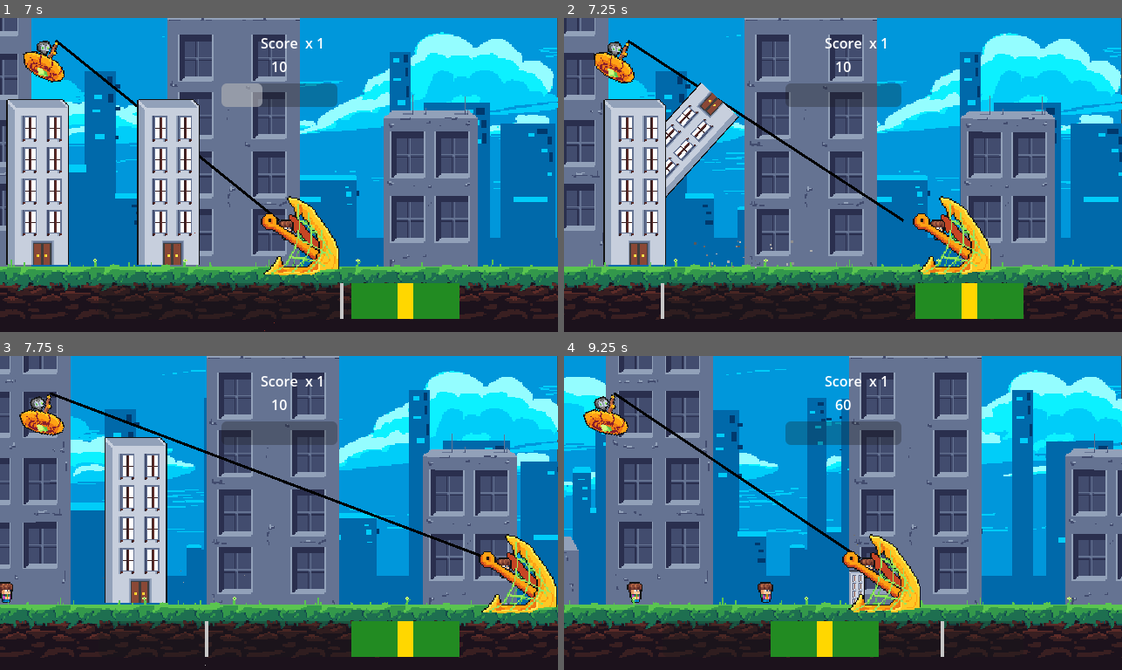
Above: before the commit, frames 1-4 (two rows, left to right).
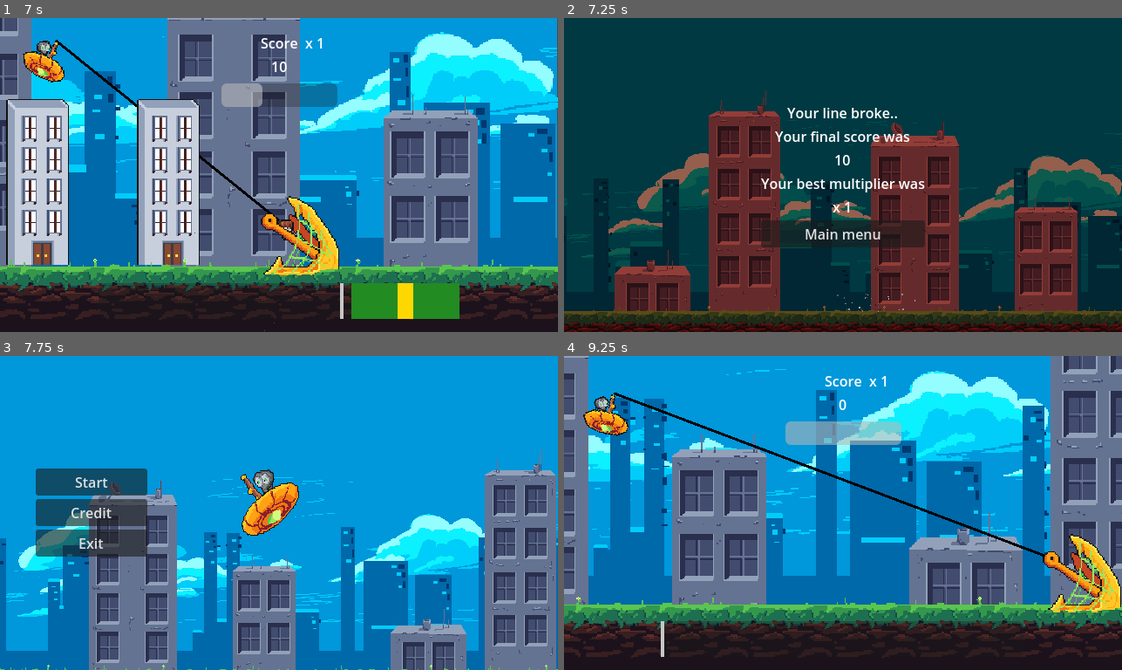
Above: after the commit, the same moments.

Repository: Tenes/mini-jam-153
Game: Godot game, scene res://Scenes/main_menu_scene.tscn
Same seed, same stepped clock (60 frames per second), same inputs: the game is played once before the commit and once after it.
Inputs (mouse positions are in pixels of both pictures, inside the frame that each line leads up to):
- Up to frame 1 (7 s): click "Start" at 0.5 s; move the mouse to (401, 159) at 1.27 s; click (401, 159) at 1.35 s; move the mouse to (167, 190) at 2.02 s; click (167, 190) at 2.1 s; move the mouse to (334, 105) at 2.77 s; click (334, 105) at 2.85 s; move the mouse to (251, 237) at 3.52 s; click (251, 237) at 3.6 s; move the mouse to (446, 222) at 4.27 s; click (446, 222) at 4.35 s; move the mouse to (111, 127) at 5.02 s; click (111, 127) at 5.1 s; move the mouse to (306, 175) at 5.77 s; click (306, 175) at 5.85 s; move the mouse to (195, 96) at 6.52 s; click (195, 96) at 6.6 s
- Up to frame 2 (7.25 s): no input
- Up to frame 3 (7.75 s): click (279, 572) at 7.25 s, where only the run after the commit has a clickable "Main menu"
- Up to frame 4 (9.25 s): click (653, 481) at 8 s, where only the run after the commit has a clickable "Start"; move the mouse to (965, 497) at 8.77 s; click (965, 497) at 8.85 s

Frame 1 is identical in both runs. In frame 2, 96% of the frame differs, in the area x 0-100%, y 0-100%; in frame 3, 82%; in frame 4, 69%.

Commit message:
Adds Gameover Screen

Diff:
--- a/Models/Harpoon/harpoon.gd
+++ b/Models/Harpoon/harpoon.gd
@@ -10,7 +10,6 @@
 var capturedInteractables : Array[Interactable] = [];
 var tween: Tween;
 var isReeling: bool = false;
-var hp: int = 3;
 
 func _ready() -> void:
 	var tempPos = hitbox.global_position;
@@ -50,8 +49,8 @@
 	tween.tween_callback(func():sprite_front.speed_scale = 0.5)
 
 func returnToOriginalPosition() -> void:
-	if tween != null:
-		tween.stop();
+	if tween:
+		tween.kill();
 	tween = get_tree().create_tween().set_trans(Tween.TRANS_LINEAR);
 	tween.tween_property(self, "global_position", Vector2(originalPosition.x, originalPosition.y), 0.25).from_current();
 	isReeling = false;
--- a/Models/Rope/Rope.gd
+++ b/Models/Rope/Rope.gd
@@ -9,6 +9,6 @@
 	add_point(harpoon.getRopeHolePoint());
 	linkedHarpoon = harpoon;
 
-func update() -> void:
+func _process(delta: float) -> void:
 	self.points[1] = linkedHarpoon.getRopeHolePoint();
 	self.points[0] = origin.global_position;
--- a/Models/UI/ui.gd
+++ b/Models/UI/ui.gd
@@ -6,6 +6,8 @@
 var tween: Tween;
 var score = 0;
 var scoreMultiplier = 1;
+var bestScoreMultiplier = 1;
+var health: int = 3;
 
 func _ready() -> void:
 	updateScore(0);
@@ -15,7 +17,10 @@
 	Events.update_multiplier.connect(updateMultiplier);
 
 func updateDurability(value: int) -> void:
+	health += value;
 	health_bar.value += value;
+	if health == 0:
+		Events.player_death.emit(score, bestScoreMultiplier);
 
 func updateScore(value: int) -> void:
 	score += value * scoreMultiplier;
@@ -26,5 +31,7 @@
 		scoreMultiplier += 1;
 		animation_player.play("upgrade");
 	else:
+		if scoreMultiplier > bestScoreMultiplier:
+			bestScoreMultiplier = scoreMultiplier;
 		scoreMultiplier = 1;
 	score_multiplier.text = str(scoreMultiplier);
--- a/Models/UI/ui.tscn
+++ b/Models/UI/ui.tscn
@@ -2,6 +2,86 @@
 
 [ext_resource type="PackedScene" uid="uid://8j55homb7oys" path="res://Models/UI/ActionProgressBar/action_progress_bar.tscn" id="1_adrj5"]
 [ext_resource type="Script" path="res://Models/UI/ui.gd" id="1_pnhuf"]
+
+[sub_resource type="Animation" id="Animation_l8tll"]
+length = 0.001
+tracks/0/type = "bezier"
+tracks/0/imported = false
+tracks/0/enabled = true
+tracks/0/path = NodePath(".:scale:x")
+tracks/0/interp = 1
+tracks/0/loop_wrap = true
+tracks/0/keys = {
+"handle_modes": PackedInt32Array(0),
+"points": PackedFloat32Array(1, -0.25, 0, 0.25, 0),
+"times": PackedFloat32Array(0)
+}
+tracks/1/type = "bezier"
+tracks/1/imported = false
+tracks/1/enabled = true
+tracks/1/path = NodePath(".:scale:y")
+tracks/1/interp = 1
+tracks/1/loop_wrap = true
+tracks/1/keys = {
+"handle_modes": PackedInt32Array(0),
+"points": PackedFloat32Array(1, -0.25, 0, 0.25, 0),
+"times": PackedFloat32Array(0)
+}
+tracks/2/type = "bezier"
+tracks/2/imported = false
+tracks/2/enabled = true
+tracks/2/path = NodePath(".:rotation")
+tracks/2/interp = 1
+tracks/2/loop_wrap = true
+tracks/2/keys = {
+"handle_modes": PackedInt32Array(0),
+"points": PackedFloat32Array(0, -0.25, 0, 0.25, 0),
+"times": PackedFloat32Array(0)
+}
+tracks/3/type = "bezier"
+tracks/3/imported = false
+tracks/3/enabled = true
+tracks/3/path = NodePath(".:modulate:r")
+tracks/3/interp = 1
+tracks/3/loop_wrap = true
+tracks/3/keys = {
+"handle_modes": PackedInt32Array(0),
+"points": PackedFloat32Array(1, -0.25, 0, 0.25, 0),
+"times": PackedFloat32Array(0)
+}
+tracks/4/type = "bezier"
+tracks/4/imported = false
+tracks/4/enabled = true
+tracks/4/path = NodePath(".:modulate:g")
+tracks/4/interp = 1
+tracks/4/loop_wrap = true
+tracks/4/keys = {
+"handle_modes": PackedInt32Array(0),
+"points": PackedFloat32Array(1, -0.25, 0, 0.25, 0),
+"times": PackedFloat32Array(0)
+}
+tracks/5/type = "bezier"
+tracks/5/imported = false
+tracks/5/enabled = true
+tracks/5/path = NodePath(".:modulate:b")
+tracks/5/interp = 1
+tracks/5/loop_wrap = true
+tracks/5/keys = {
+"handle_modes": PackedInt32Array(0),
+"points": PackedFloat32Array(1, -0.25, 0, 0.25, 0),
+"times": PackedFloat32Array(0)
+}
+tracks/6/type = "bezier"
+tracks/6/imported = false
+tracks/6/enabled = true
+tracks/6/path = NodePath(".:modulate:a")
+tracks/6/interp = 1
+tracks/6/loop_wrap = true
+tracks/6/keys = {
+"handle_modes": PackedInt32Array(0),
+"points": PackedFloat32Array(1, -0.25, 0, 0.25, 0),
+"times": PackedFloat32Array(0)
+}
 
 [sub_resource type="Animation" id="Animation_oo5jy"]
 resource_name = "upgrade"
@@ -83,86 +163,6 @@
 "times": PackedFloat32Array(0, 0.7, 1)
 }
 
-[sub_resource type="Animation" id="Animation_l8tll"]
-length = 0.001
-tracks/0/type = "bezier"
-tracks/0/imported = false
-tracks/0/enabled = true
-tracks/0/path = NodePath(".:scale:x")
-tracks/0/interp = 1
-tracks/0/loop_wrap = true
-tracks/0/keys = {
-"handle_modes": PackedInt32Array(0),
-"points": PackedFloat32Array(1, -0.25, 0, 0.25, 0),
-"times": PackedFloat32Array(0)
-}
-tracks/1/type = "bezier"
-tracks/1/imported = false
-tracks/1/enabled = true
-tracks/1/path = NodePath(".:scale:y")
-tracks/1/interp = 1
-tracks/1/loop_wrap = true
-tracks/1/keys = {
-"handle_modes": PackedInt32Array(0),
-"points": PackedFloat32Array(1, -0.25, 0, 0.25, 0),
-"times": PackedFloat32Array(0)
-}
-tracks/2/type = "bezier"
-tracks/2/imported = false
-tracks/2/enabled = true
-tracks/2/path = NodePath(".:rotation")
-tracks/2/interp = 1
-tracks/2/loop_wrap = true
-tracks/2/keys = {
-"handle_modes": PackedInt32Array(0),
-"points": PackedFloat32Array(0, -0.25, 0, 0.25, 0),
-"times": PackedFloat32Array(0)
-}
-tracks/3/type = "bezier"
-tracks/3/imported = false
-tracks/3/enabled = true
-tracks/3/path = NodePath(".:modulate:r")
-tracks/3/interp = 1
-tracks/3/loop_wrap = true
-tracks/3/keys = {
-"handle_modes": PackedInt32Array(0),
-"points": PackedFloat32Array(1, -0.25, 0, 0.25, 0),
-"times": PackedFloat32Array(0)
-}
-tracks/4/type = "bezier"
-tracks/4/imported = false
-tracks/4/enabled = true
-tracks/4/path = NodePath(".:modulate:g")
-tracks/4/interp = 1
-tracks/4/loop_wrap = true
-tracks/4/keys = {
-"handle_modes": PackedInt32Array(0),
-"points": PackedFloat32Array(1, -0.25, 0, 0.25, 0),
-"times": PackedFloat32Array(0)
-}
-tracks/5/type = "bezier"
-tracks/5/imported = false
-tracks/5/enabled = true
-tracks/5/path = NodePath(".:modulate:b")
-tracks/5/interp = 1
-tracks/5/loop_wrap = true
-tracks/5/keys = {
-"handle_modes": PackedInt32Array(0),
-"points": PackedFloat32Array(1, -0.25, 0, 0.25, 0),
-"times": PackedFloat32Array(0)
-}
-tracks/6/type = "bezier"
-tracks/6/imported = false
-tracks/6/enabled = true
-tracks/6/path = NodePath(".:modulate:a")
-tracks/6/interp = 1
-tracks/6/loop_wrap = true
-tracks/6/keys = {
-"handle_modes": PackedInt32Array(0),
-"points": PackedFloat32Array(1, -0.25, 0, 0.25, 0),
-"times": PackedFloat32Array(0)
-}
-
 [sub_resource type="AnimationLibrary" id="AnimationLibrary_g0qg5"]
 _data = {
 "RESET": SubResource("Animation_l8tll"),
--- a/Scenes/city_scene.tscn
+++ b/Scenes/city_scene.tscn
@@ -12,7 +12,7 @@
 tracks/0/type = "value"
 tracks/0/imported = false
 tracks/0/enabled = true
-tracks/0/path = NodePath("Extraterrestre02:position")
+tracks/0/path = NodePath("GameScreen/Extraterrestre02:position")
 tracks/0/interp = 1
 tracks/0/loop_wrap = true
 tracks/0/keys = {
@@ -24,7 +24,7 @@
 tracks/1/type = "value"
 tracks/1/imported = false
 tracks/1/enabled = true
-tracks/1/path = NodePath("Extraterrestre02:rotation")
+tracks/1/path = NodePath("GameScreen/Extraterrestre02:rotation")
 tracks/1/interp = 1
 tracks/1/loop_wrap = true
 tracks/1/keys = {
@@ -36,7 +36,7 @@
 tracks/2/type = "value"
 tracks/2/imported = false
 tracks/2/enabled = true
-tracks/2/path = NodePath("Extraterrestre02:scale")
+tracks/2/path = NodePath("GameScreen/Extraterrestre02:scale")
 tracks/2/interp = 1
 tracks/2/loop_wrap = true
 tracks/2/keys = {
@@ -53,7 +53,7 @@
 tracks/0/type = "value"
 tracks/0/imported = false
 tracks/0/enabled = true
-tracks/0/path = NodePath("Extraterrestre02:position")
+tracks/0/path = NodePath("GameScreen/Extraterrestre02:position")
 tracks/0/interp = 2
 tracks/0/loop_wrap = true
 tracks/0/keys = {
@@ -65,7 +65,7 @@
 tracks/1/type = "value"
 tracks/1/imported = false
 tracks/1/enabled = true
-tracks/1/path = NodePath("Extraterrestre02:rotation")
+tracks/1/path = NodePath("GameScreen/Extraterrestre02:rotation")
 tracks/1/interp = 1
 tracks/1/loop_wrap = true
 tracks/1/keys = {
@@ -84,50 +84,112 @@
 [node name="CityScene" type="Node"]
 script = ExtResource("1_mbhew")
 
-[node name="Harpoon" parent="." instance=ExtResource("2_skcxh")]
+[node name="GameScreen" type="Node2D" parent="."]
+
+[node name="Harpoon" parent="GameScreen" instance=ExtResource("2_skcxh")]
 position = Vector2(608, 314)
 
-[node name="Rope" type="Line2D" parent="." node_paths=PackedStringArray("origin")]
+[node name="Rope" type="Line2D" parent="GameScreen" node_paths=PackedStringArray("origin")]
 width = 3.0
 default_color = Color(0, 0, 0, 1)
 script = ExtResource("3_pj0cb")
 origin = NodePath("../Extraterrestre02/Marker2D")
 
-[node name="InteractableContainer" type="Node2D" parent="."]
+[node name="InteractableContainer" type="Node2D" parent="GameScreen"]
 position = Vector2(1, 335)
 
-[node name="CanvasLayer" type="CanvasLayer" parent="."]
+[node name="CanvasLayer" type="CanvasLayer" parent="GameScreen"]
 
-[node name="UI" parent="CanvasLayer" instance=ExtResource("4_d0i3i")]
+[node name="UI" parent="GameScreen/CanvasLayer" instance=ExtResource("4_d0i3i")]
 size_flags_horizontal = 3
 size_flags_vertical = 3
 metadata/_edit_lock_ = true
 
-[node name="Camera2D" type="Camera2D" parent="."]
+[node name="Camera2D" type="Camera2D" parent="GameScreen"]
 position = Vector2(427, 266)
 ignore_rotation = false
 zoom = Vector2(1.5, 1.5)
 
-[node name="ParallaxContainerNode2D" parent="." instance=ExtResource("5_1sjta")]
+[node name="ParallaxContainerNode2D" parent="GameScreen" instance=ExtResource("5_1sjta")]
 position = Vector2(0, -24)
 
-[node name="Timer" type="Timer" parent="."]
+[node name="Timer" type="Timer" parent="GameScreen"]
 
-[node name="Extraterrestre02" type="Sprite2D" parent="."]
-position = Vector2(253.247, 183.257)
-rotation = -0.125845
+[node name="Extraterrestre02" type="Sprite2D" parent="GameScreen"]
+position = Vector2(241.1, 184.691)
+rotation = -0.257055
 scale = Vector2(-1, 1)
 texture = ExtResource("6_yb2po")
 
-[node name="Marker2D" type="Marker2D" parent="Extraterrestre02"]
+[node name="Marker2D" type="Marker2D" parent="GameScreen/Extraterrestre02"]
 position = Vector2(-11, -15.6254)
 
-[node name="AnimationPlayer" type="AnimationPlayer" parent="Extraterrestre02"]
+[node name="AnimationPlayer" type="AnimationPlayer" parent="GameScreen/Extraterrestre02"]
 reset_on_save = false
-root_node = NodePath("../..")
+root_node = NodePath("../../..")
 libraries = {
 "": SubResource("AnimationLibrary_y0ra3")
 }
 
-[connection signal="timeout" from="Timer" to="." method="_on_timer_timeout"]
-[connection signal="ready" from="Extraterrestre02/AnimationPlayer" to="Extraterrestre02/AnimationPlayer" method="play" binds= ["wobbling"]]
+[node name="EndScreen" type="Control" parent="."]
+visible = false
+layout_mode = 3
+anchors_preset = 15
+anchor_right = 1.0
+anchor_bottom = 1.0
+grow_horizontal = 2
+grow_vertical = 2
+mouse_filter = 2
+
+[node name="ParallaxContainerNode2D" parent="EndScreen" instance=ExtResource("5_1sjta")]
+modulate = Color(1, 0.376471, 0.301961, 1)
+position = Vector2(0, -24)
+
+[node name="HBoxContainer" type="HBoxContainer" parent="EndScreen"]
+layout_mode = 1
+anchors_preset = 15
+anchor_right = 1.0
+anchor_bottom = 1.0
+grow_horizontal = 2
+grow_vertical = 2
+mouse_filter = 2
+alignment = 1
+
+[node name="VBoxContainer" type="VBoxContainer" parent="EndScreen/HBoxContainer"]
+layout_mode = 2
+mouse_filter = 2
+alignment = 1
+
+[node name="Label1" type="Label" parent="EndScreen/HBoxContainer/VBoxContainer"]
+layout_mode = 2
+text = "Your line broke.."
+horizontal_alignment = 1
+vertical_alignment = 1
+
+[node name="Label2" type="Label" parent="EndScreen/HBoxContainer/VBoxContainer"]
+layout_mode = 2
+text = "Your final score was"
+horizontal_alignment = 1
+
+[node name="FinalScore" type="Label" parent="EndScreen/HBoxContainer/VBoxContainer"]
+layout_mode = 2
+text = "0"
+horizontal_alignment = 1
+
+[node name="Label4" type="Label" parent="EndScreen/HBoxContainer/VBoxContainer"]
+layout_mode = 2
+text = "Your best multiplier was"
+horizontal_alignment = 1
+
+[node name="FinalMultiplier" type="Label" parent="EndScreen/HBoxContainer/VBoxContainer"]
+layout_mode = 2
+text = "x 0"
+horizontal_alignment = 1
+
+[node name="MainMenuButton" type="Button" parent="EndScreen/HBoxContainer/VBoxContainer"]
+layout_mode = 2
+text = "Main menu"
+
+[connection signal="timeout" from="GameScreen/Timer" to="." method="_on_timer_timeout"]
+[connection signal="ready" from="GameScreen/Extraterrestre02/AnimationPlayer" to="GameScreen/Extraterrestre02/AnimationPlayer" method="play" binds= ["wobbling"]]
+[connection signal="pressed" from="EndScreen/HBoxContainer/VBoxContainer/MainMenuButton" to="." method="_on_main_menu_button_pressed"]
--- a/Scenes/main_menu_scene.tscn
+++ b/Scenes/main_menu_scene.tscn
@@ -173,9 +173,9 @@
 "
 
 [node name="Extraterrestre02" type="Sprite2D" parent="."]
-position = Vector2(952.638, 25.5958)
-rotation = -0.361759
-scale = Vector2(0.66, 0.66)
+position = Vector2(277.812, 193.572)
+rotation = -0.0489917
+scale = Vector2(-2.96324, 3.08209)
 texture = ExtResource("3_mesbx")
 
 [node name="Marker2D" type="Marker2D" parent="Extraterrestre02"]
@@ -192,7 +192,7 @@
 rotation = 0.464904
 scale = Vector2(1.14065, 1.14065)
 stream = ExtResource("4_1x1v6")
-volume_db = -6.13333
+volume_db = -2.57576
 autoplay = true
 
 [connection signal="pressed" from="VBoxContainer/Start" to="." method="_on_start_pressed"]
--- a/Scripts/city_scene.gd
+++ b/Scripts/city_scene.gd
@@ -1,19 +1,20 @@
 extends Node
-
-@onready var rope : Rope = $Rope;
-@onready var harpoon : Harpoon = $Harpoon;
-@onready var interactableContainer : Node2D = $InteractableContainer;
-@onready var timer: Timer = $Timer
+@onready var game_screen: Node = $GameScreen
+@onready var end_screen: Control = $EndScreen
+@onready var rope : Rope = $GameScreen/Rope;
+@onready var harpoon : Harpoon = $GameScreen/Harpoon;
+@onready var interactableContainer : Node2D = $GameScreen/InteractableContainer;
+@onready var timer: Timer = $GameScreen/Timer
+@onready var final_score: Label = $EndScreen/HBoxContainer/VBoxContainer/FinalScore
+@onready var final_multiplier: Label = $EndScreen/HBoxContainer/VBoxContainer/FinalMultiplier
 @export var spawnTimer: float = 1;
 var interactables : Array[Interactable] = [];
 
 func _ready() -> void:
+	Events.player_death.connect(displayEndScreen);
 	rope.linkToHarpoon(harpoon);
 	interactableSpawner();
 	timer.start();
-
-func _process(delta: float) -> void:
-	rope.update();
 
 func interactableSpawner() -> void:
 	var tempInteractable = Global.INTERACTABLES[Global.RNG.randi_range(1, 2)].instantiate();
@@ -23,3 +24,13 @@
 
 func _on_timer_timeout() -> void:
 	interactableSpawner();
+
+func displayEndScreen(finalScore, bestMultiplier) -> void:
+	game_screen.queue_free();
+	Global.showNode(end_screen);
+	final_score.text = str(finalScore);
+	final_multiplier.text = "x %s"%bestMultiplier;
+
+
+func _on_main_menu_button_pressed() -> void:
+	get_tree().change_scene_to_file(Global.SCENES[2]);
--- a/Scripts/events.gd
+++ b/Scripts/events.gd
@@ -6,3 +6,4 @@
 signal update_multiplier(isSuccess);
 signal update_durability(value);
 signal reset_bar();
+signal player_death(finalScore, bestMultiplier);
--- a/Scripts/global.gd
+++ b/Scripts/global.gd
@@ -40,3 +40,28 @@
 	GREAT_SUCCESS = 2,
 	FAILED = 3
 }
+
+
+static func toggleNode(node: Node):
+	if node.visible:
+		node.hide()
+		node.set_process(false);
+		node.set_physics_process(false);
+		node.set_process_input(false);
+	else:
+		node.show()
+		node.set_process(true);
+		node.set_physics_process(true);
+		node.set_process_input(true);
+
+static func hideNode(node: Node):
+	node.hide()
+	node.set_process(false);
+	node.set_physics_process(false);
+	node.set_process_input(false);
+
+static func showNode(node: Node):
+	node.show();
+	node.set_process(true);
+	node.set_physics_process(true);
+	node.set_process_input(true);
